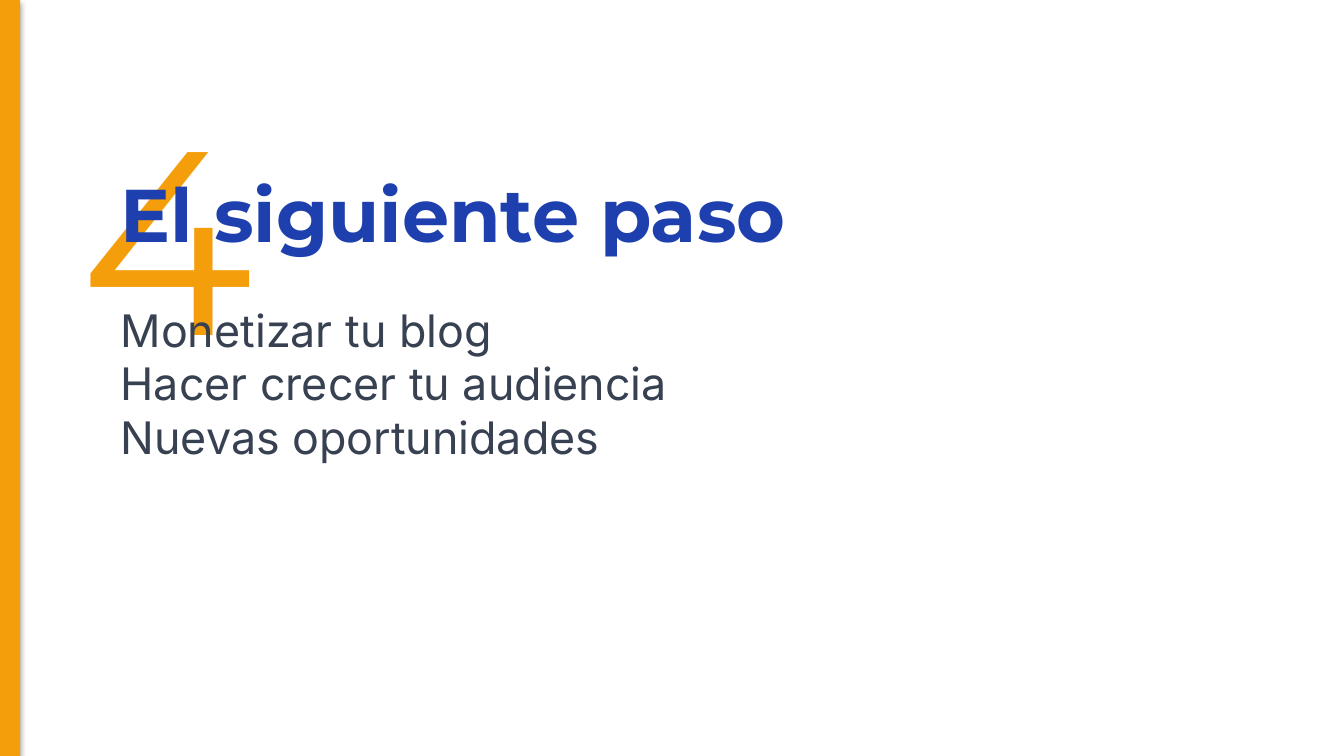
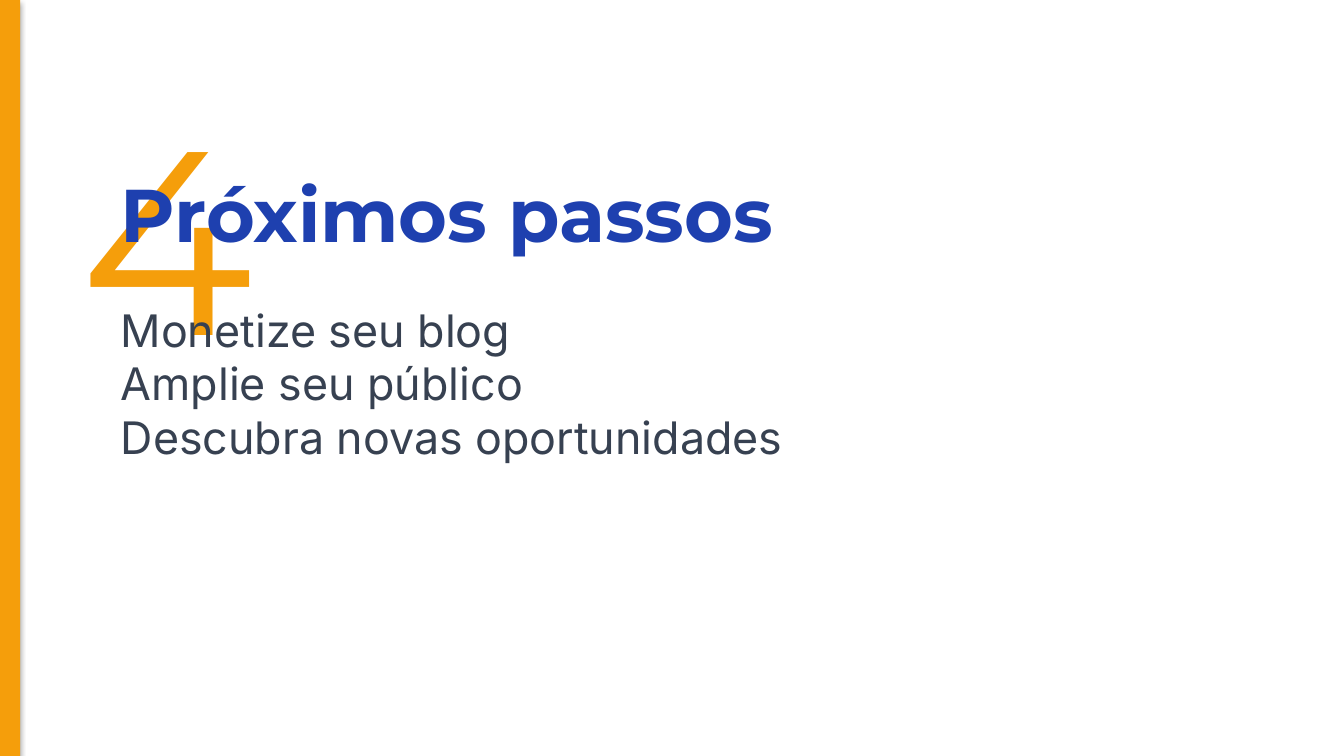
Before and after one commit to marcos-data-engineer/blog, a slide deck: slide 6 of _course_production/M00_Introducao/apresentacao_final.pptx. Drawn at 1344x756 pixels with LibreOffice and Linux fonts; fonts in the diff are those of the drawing. Boxes give left, top, right and bottom in pixels: in the first picture for what was removed or moved away, otherwise in the second. Text is boxed around its words. In the diff, an @@ line names an element or a change of style, - is before the commit and + after.

Commit message:
feat: Update site content and localization
- Translated "About" page to Portuguese and updated author information.
- Enhanced blog enhancements script for better user experience with localized text.
- Updated privacy policy to reflect data collection practices and compliance with LGPD.
- Added localization support for Portuguese in the site structure.
- Updated custom styles in SCSS for improved design consistency.
- Added new dependencies in requirements.txt for additional functionality.
- Removed unnecessary robots.txt file.
- Updated AI post generation script to reflect new blog title and content guidelines.
- Added author data configuration for better content management.
- Configured stylelint for SCSS to enforce coding standards.

```diff
--- a/_course_production/M00_Introducao/apresentacao_final.pptx
+++ b/_course_production/M00_Introducao/apresentacao_final.pptx
@@ text at bbox=[121, 170, 774, 260]: text changed @@
-El siguiente paso
+Próximos passos
@@ text at bbox=[121, 309, 783, 463]: text changed @@
-Monetizar tu blog
-Hacer crecer tu audiencia
-Nuevas oportunidades
+Monetize seu blog
+Amplie seu público
+Descubra novas oportunidades
```
Also in this commit, not shown: 8 other slides changed, 3 slides added, 3 slides removed, 32 other files.
